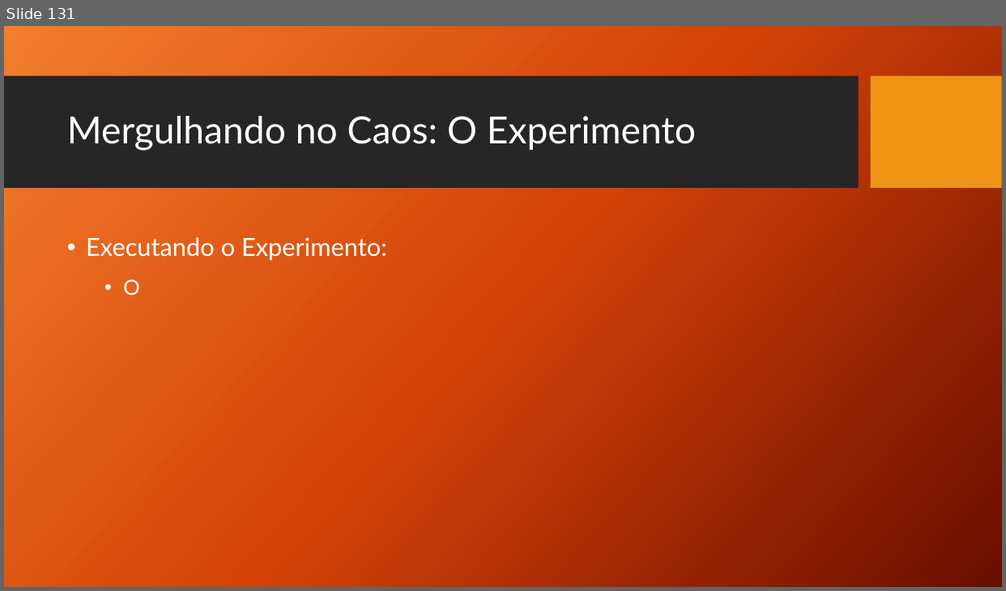
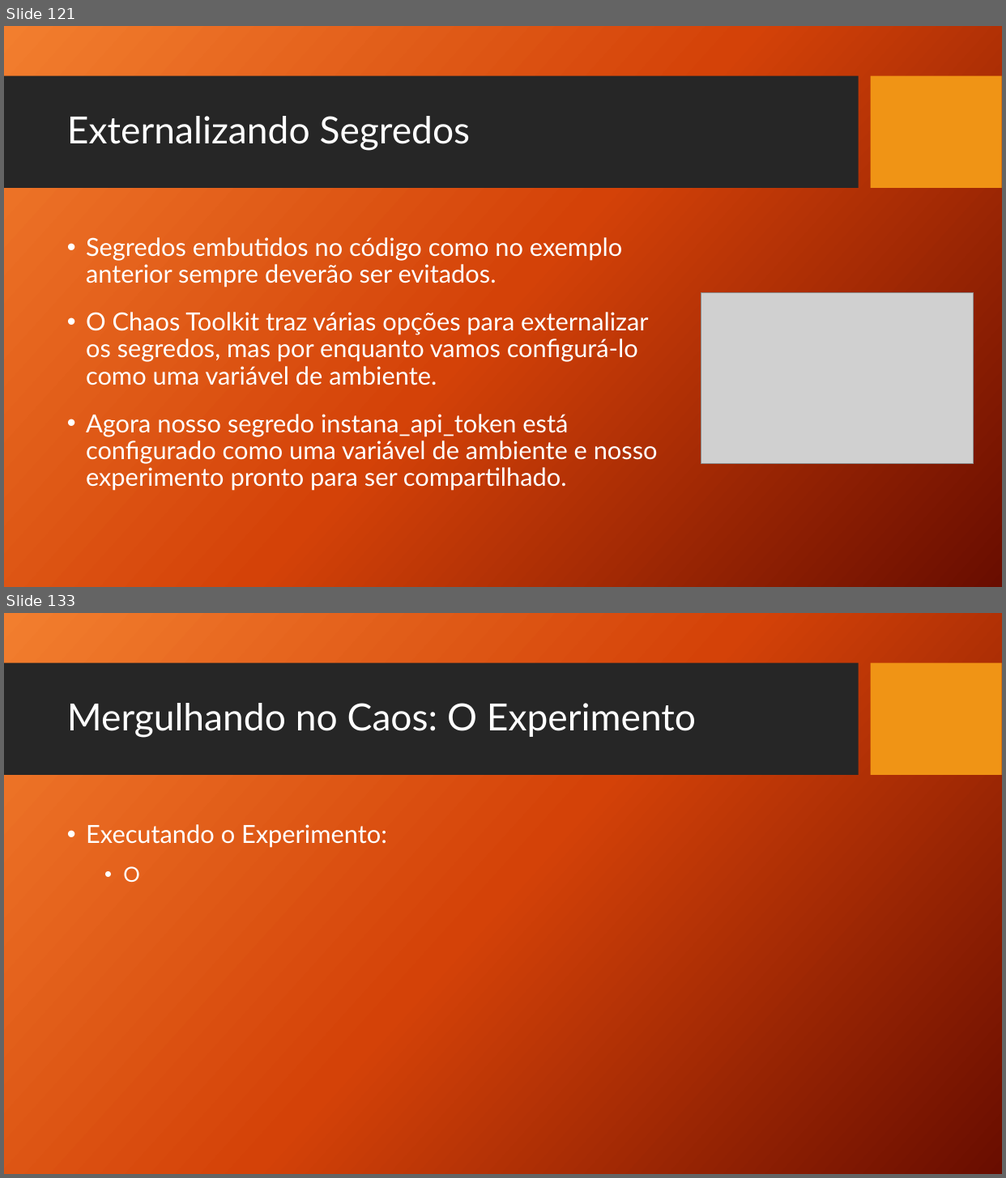
Before and after one commit to TCC-Chaos-Engineering/docs-chaos-engineering, a slide deck: docs/Chaos Engineering - Das Hipoteses aos Testes.pptx. Shown one above the other, each under a label of ours: slide 131 before the commit, slides 121 and 133 after it; the slides between them are not shown. The pictures are 1006x591 and 1006x1178 pixels, drawn with LibreOffice and Linux fonts; fonts in the diff are those of the drawing; grey boxes stand for pictures; background and template pictures are left out. Boxes give left, top, right and bottom in pixels: in the first picture for what was removed or moved away, otherwise in the second. Text is boxed around its words. In the diff, an @@ line names an element or a change of style, - is before the commit and + after.

```diff
--- a/docs/Chaos Engineering - Das Hipoteses aos Testes.pptx
+++ b/docs/Chaos Engineering - Das Hipoteses aos Testes.pptx
@@ slide 121 added at (4,26,1002,587), background picture (left out); not listed: 2 template elements that a slide beside it also shows @@
@@ title added at (67,116,471,151), 36 pt, text #FFFFFF @@
+Externalizando Segredos
@@ text added at (86,237,658,491), 24 pt, text #FFFFFF @@
+• Segredos embutidos no código como no exemplo anterior sempre deverão ser evitados.
+• O Chaos Toolkit traz várias opções para externalizar os segredos, mas por enquanto vamos configurá-lo como uma variável de ambiente.
+• Agora nosso segredo instana_api_token está configurado como uma variável de ambiente e nosso experimento pronto para ser compartilhado.
@@ picture added at (701,292,974,464) @@
@@ what was slide 131 is now slide 133 @@
```
Also in this commit, not shown: 12 slides changed, 12 other slides added, 11 slides removed.
